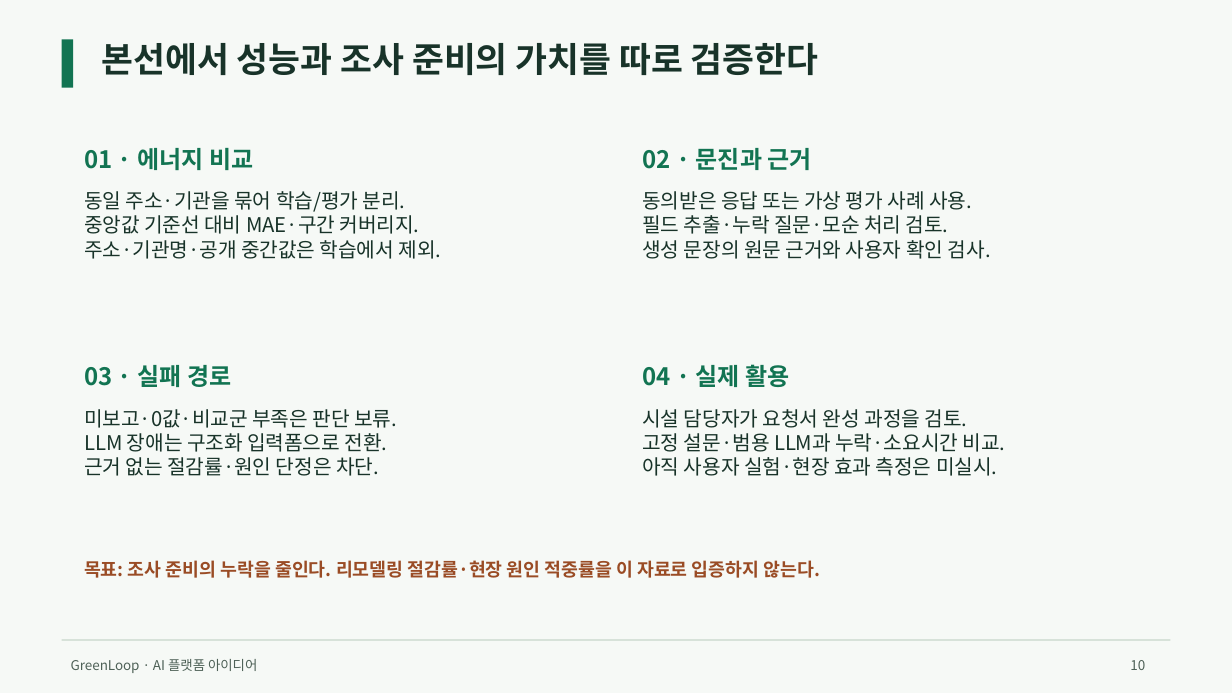
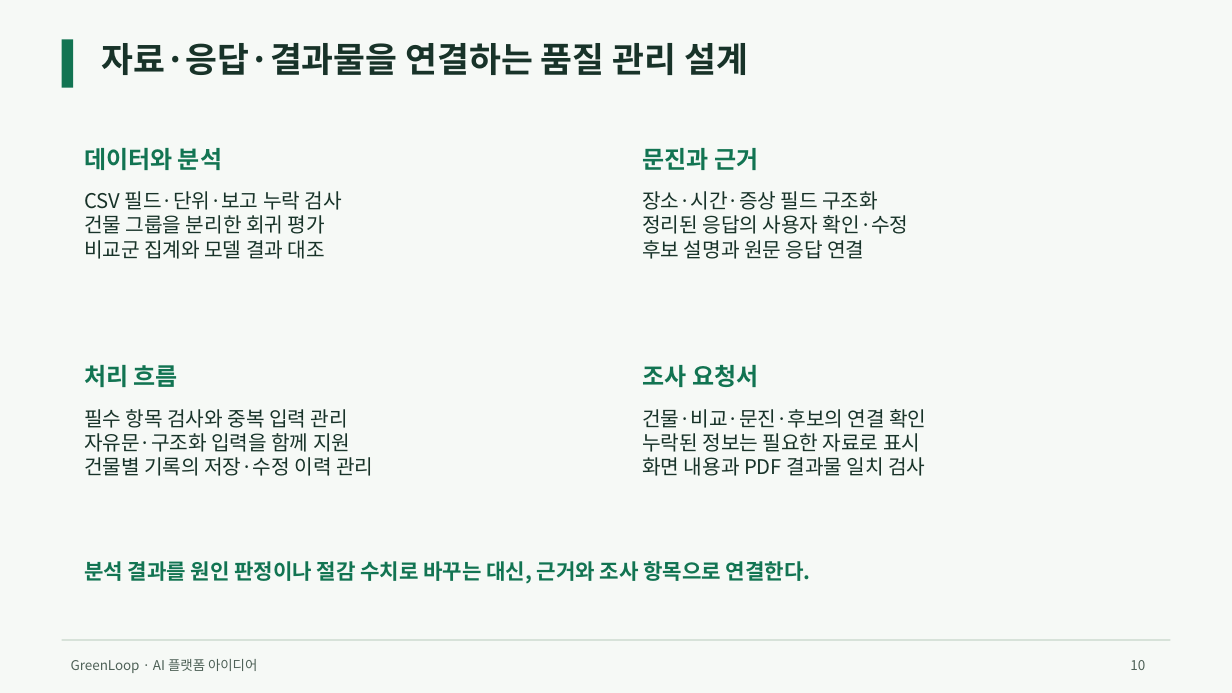
Before and after one commit to jeongiryang/green-remodeling-ai-2026, a slide deck: slide 10 of deliverables/final/GreenLoop_아이디어제안서.pptx. Drawn at 1232x693 pixels with LibreOffice and Linux fonts; fonts in the diff are those of the drawing. Boxes give left, top, right and bottom in pixels: in the first picture for what was removed or moved away, otherwise in the second. Text is boxed around its words. In the diff, an @@ line names an element or a change of style, - is before the commit and + after.

```diff
--- a/deliverables/final/GreenLoop_아이디어제안서.pptx
+++ b/deliverables/final/GreenLoop_아이디어제안서.pptx
@@ text at (101,43,748,75): text changed @@
-본선에서 성능과 조사 준비의 가치를 따로 검증한다
+자료·응답·결과물을 연결하는 품질 관리 설계
@@ text at (84,148,222,170): text changed @@
-01 · 에너지 비교
+데이터와 분석
@@ text at (642,148,758,170): text changed @@
-02 · 문진과 근거
+문진과 근거
@@ text at (84,191,342,259): text changed @@
-동일 주소·기관을 묶어 학습/평가 분리.
-중앙값 기준선 대비 MAE·구간 커버리지.
-주소·기관명·공개 중간값은 학습에서 제외.
+CSV 필드·단위·보고 누락 검사
+건물 그룹을 분리한 회귀 평가
+비교군 집계와 모델 결과 대조
@@ text at (642,191,909,259): text changed @@
-동의받은 응답 또는 가상 평가 사례 사용.
-필드 추출·누락 질문·모순 처리 검토.
-생성 문장의 원문 근거와 사용자 확인 검사.
+장소·시간·증상 필드 구조화
+정리된 응답의 사용자 확인·수정
+후보 설명과 원문 응답 연결
@@ text at (84,365,178,387): text changed @@
-03 · 실패 경로
+처리 흐름
@@ text at (642,365,758,387): text changed @@
-04 · 실제 활용
+조사 요청서
@@ text at (84,409,373,476): text changed @@
-미보고·0값·비교군 부족은 판단 보류.
-LLM 장애는 구조화 입력폼으로 전환.
-근거 없는 절감률·원인 단정은 차단.
+필수 항목 검사와 중복 입력 관리
+자유문·구조화 입력을 함께 지원
+건물별 기록의 저장·수정 이력 관리
@@ text at (642,409,926,476): text changed @@
-시설 담당자가 요청서 완성 과정을 검토.
-고정 설문·범용 LLM과 누락·소요시간 비교.
-아직 사용자 실험·현장 효과 측정은 미실시.
+건물·비교·문진·후보의 연결 확인
+누락된 정보는 필요한 자료로 표시
+화면 내용과 PDF 결과물 일치 검사
@@ text at (84,561,811,584): text changed; size 14.2 to 16.5 pt; text colour #9A4C25 to #127452 @@
-목표: 조사 준비의 누락을 줄인다. 리모델링 절감률·현장 원인 적중률을 이 자료로 입증하지 않는다.
+분석 결과를 원인 판정이나 절감 수치로 바꾸는 대신, 근거와 조사 항목으로 연결한다.
```
Also in this commit, not shown: 10 other slides changed, 1 slide added, 1 slide removed, 17 other files.
